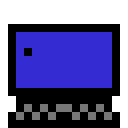
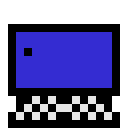
Layer changes from the first (128, 128) image to the second:
painted on "Background" over bbox(16, 96, 112, 120)
